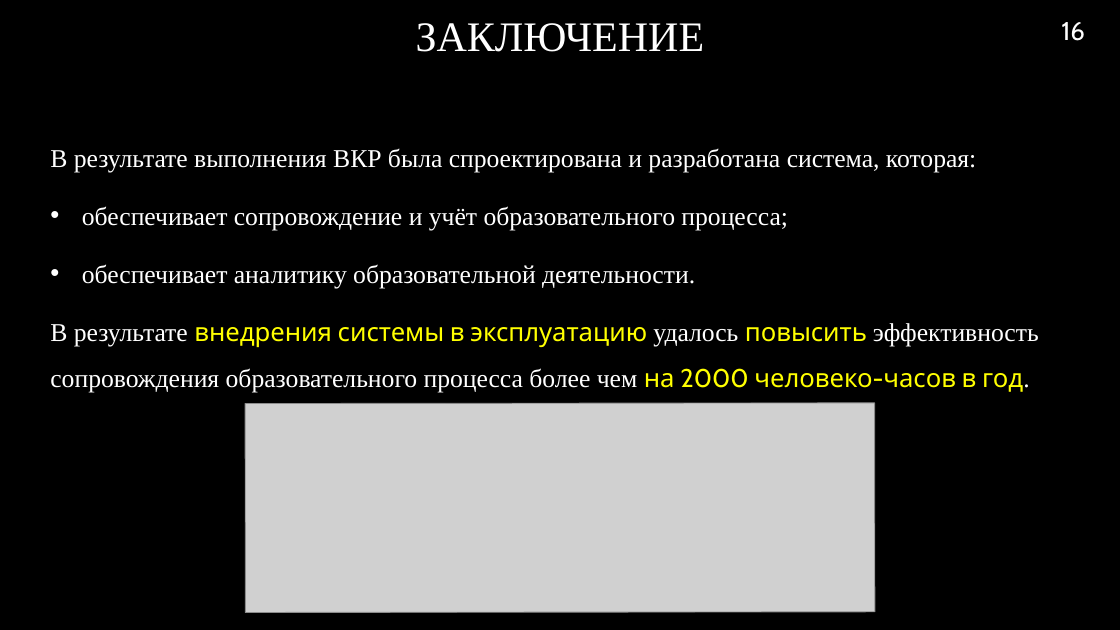
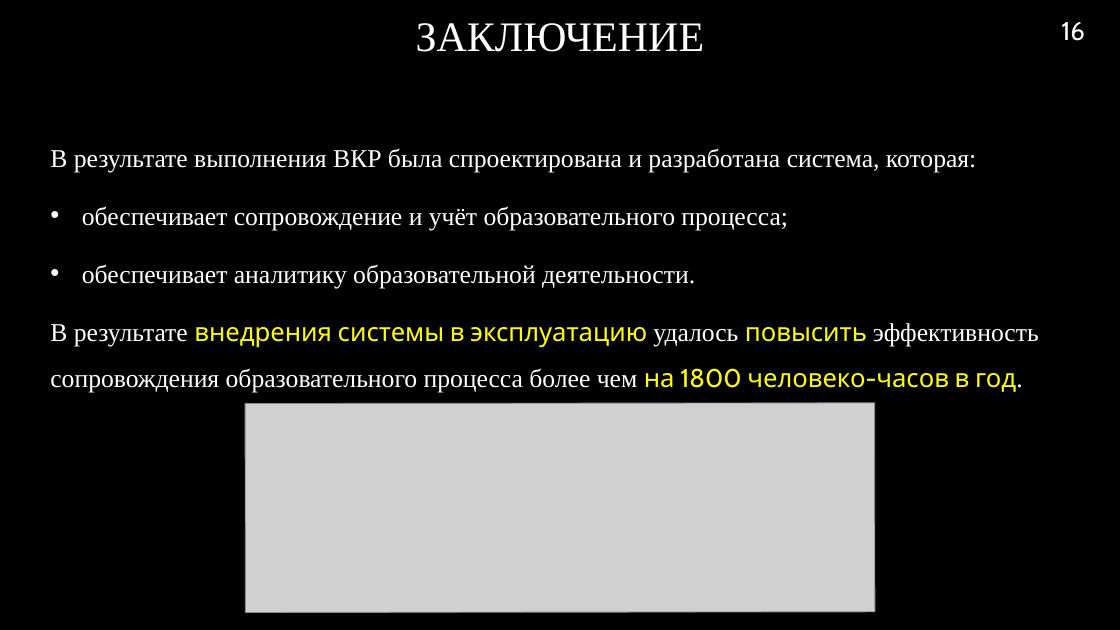
Before and after one commit to RAdKuzur/ASTU, a slide deck: slide 16 of Дипломная работа/Консультации Хоменко/Презентация.pptx. Drawn at 1120x630 pixels with LibreOffice and Linux fonts; fonts in the diff are those of the drawing; grey boxes stand for pictures; background and template pictures are left out. Boxes give left, top, right and bottom in pixels: in the first picture for what was removed or moved away, otherwise in the second. Text is boxed around its words. In the diff, an @@ line names an element or a change of style, - is before the commit and + after.

```diff
--- a/Дипломная работа/Консультации Хоменко/Презентация.pptx
+++ b/Дипломная работа/Консультации Хоменко/Презентация.pptx
@@ text at (x1=50, y1=323, x2=1039, y2=392): text changed @@
-  В результате внедрения системы в эксплуатацию удалось повысить эффективность сопровождения образовательного процесса более чем на 2000 человеко-часов в год.
+  В результате внедрения системы в эксплуатацию удалось повысить эффективность сопровождения образовательного процесса более чем на 1800 человеко-часов в год.
```
Also in this commit, not shown: 6 other files.
